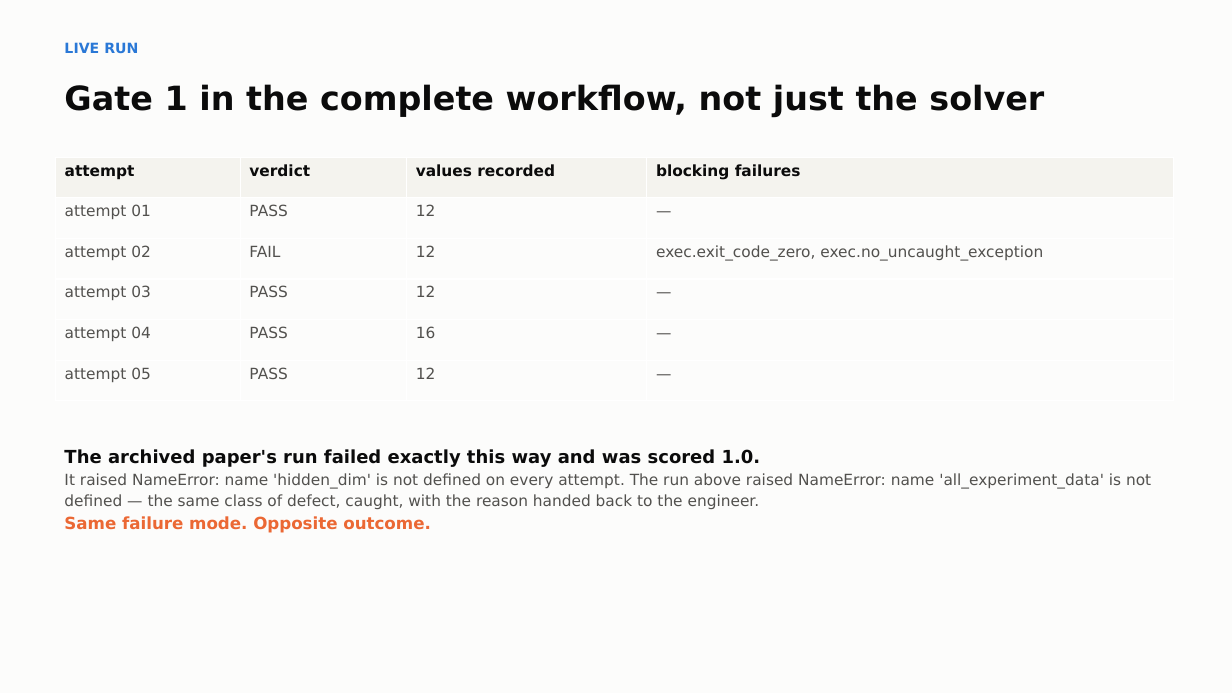
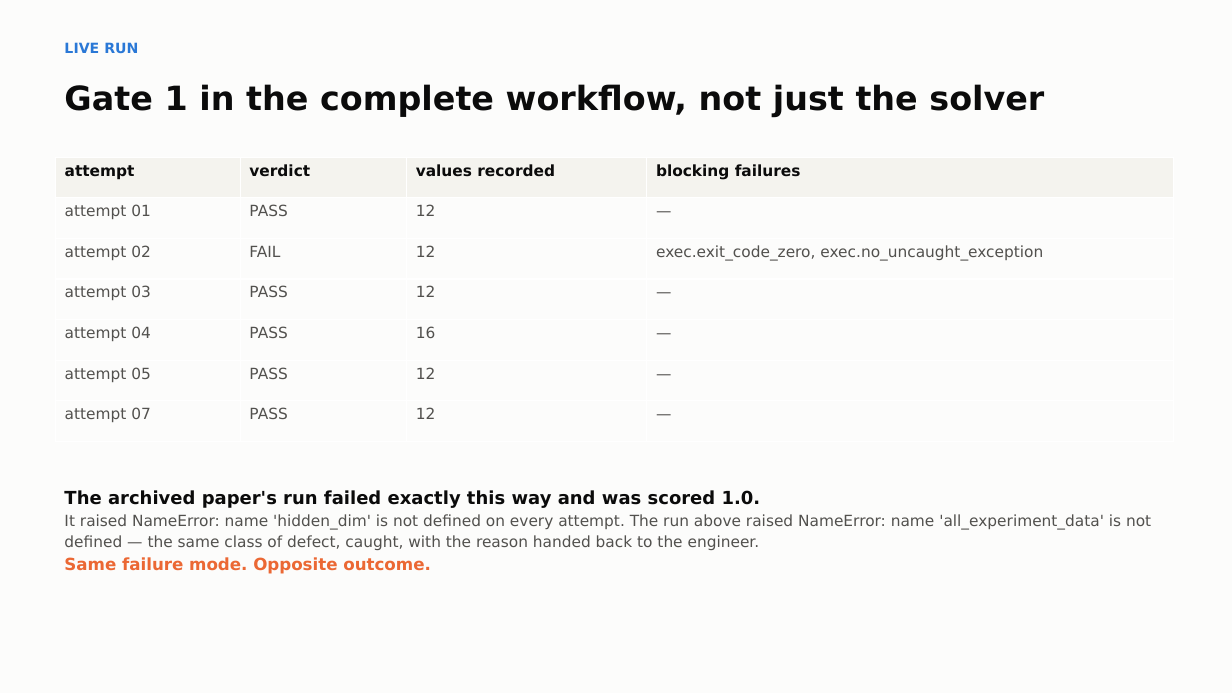
Before and after one commit to bananatruck/gates, a slide deck: slide 8 of reports/GATE1_DECK.pptx. Drawn at 1232x693 pixels with LibreOffice and Linux fonts; fonts in the diff are those of the drawing. Boxes give left, top, right and bottom in pixels: in the first picture for what was removed or moved away, otherwise in the second. Text is boxed around its words. In the diff, an @@ line names an element or a change of style, - is before the commit and + after.

```diff
--- a/reports/GATE1_DECK.pptx
+++ b/reports/GATE1_DECK.pptx
@@ table at bbox=[55, 157, 1174, 442] @@
+row 7: attempt 07 | PASS | 12 | —
@@ text "The archived paper's run failed ...": place and size @@
-text "The archived paper's run failed ..." at bbox=[64, 449, 1151, 533]
+text "The archived paper's run failed ..." at bbox=[64, 490, 1151, 574]
```
Also in this commit, not shown: 1 other slide changed, 4 other files.
